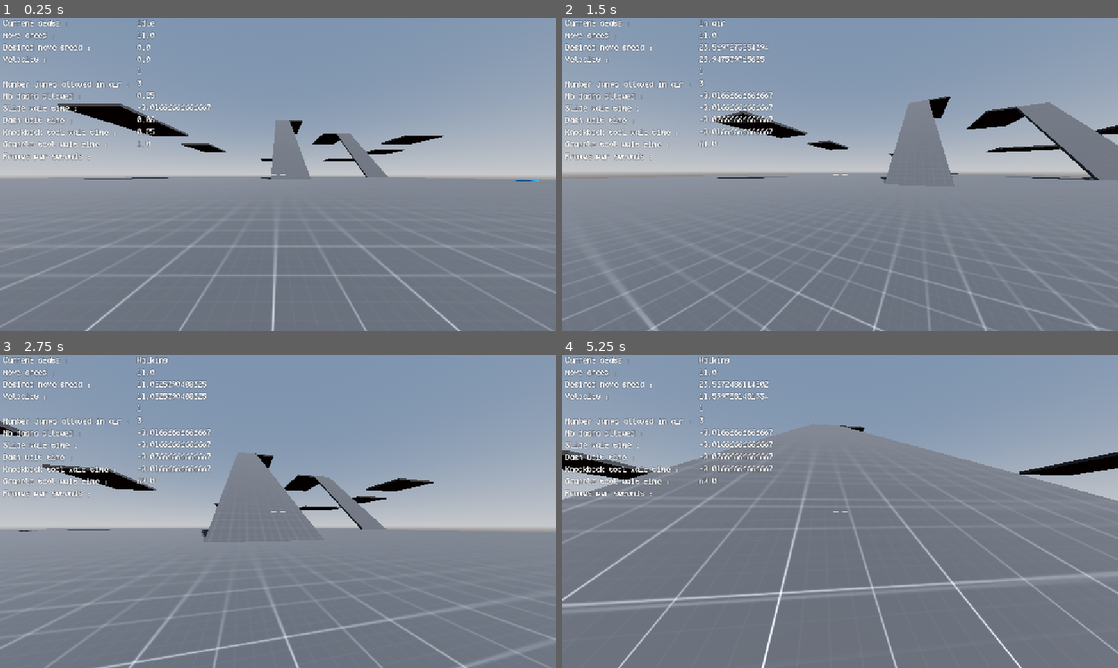
Above: before the commit, frames 1-4 (two rows, left to right).
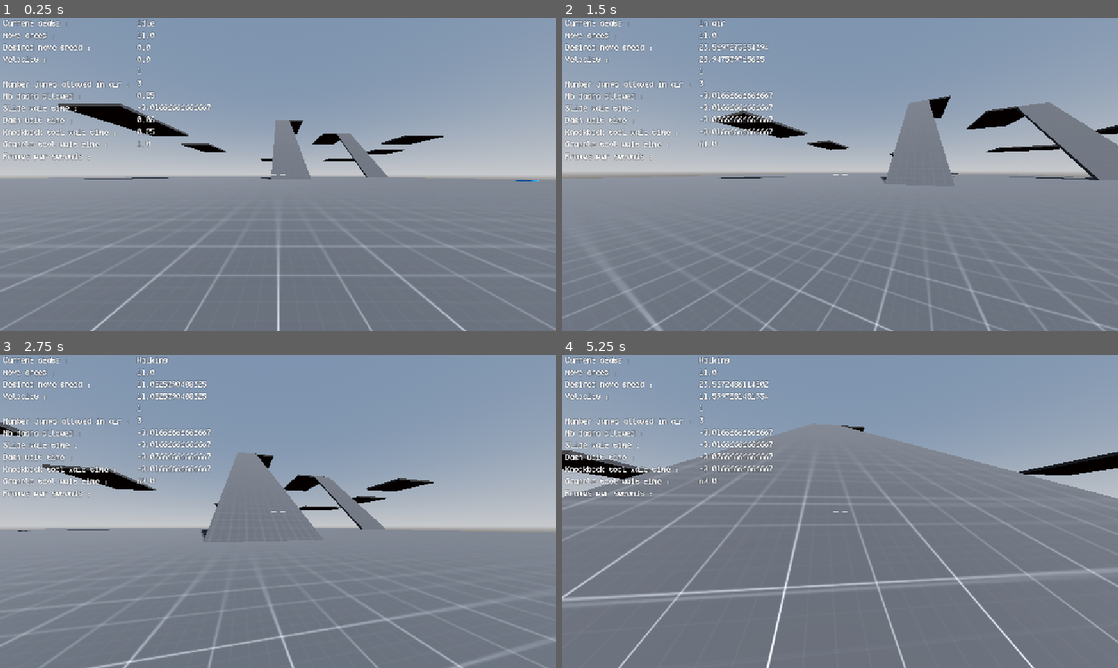
Above: after the commit, the same moments.

Repository: 100-Devs-1-Game/KYRO
Game: Godot game, scene res://Scenes/TemplateMapScene.tscn
Same seed, same stepped clock (60 frames per second), same inputs: the game is played once before the commit and once after it.
Inputs (mouse positions are in pixels of both pictures, inside the frame that each line leads up to):
- Up to frame 1 (0.25 s): no input
- Up to frame 2 (1.5 s): tap Enter at 0.5 s; move the mouse to (867, 174) at 0.52 s; hold W (moveForward) from 0.53 s (still down); tap Space (jump) at 0.77 s; move the mouse to (812, 174) at 1.27 s
- Up to frame 3 (2.75 s): keep holding W (moveForward); tap Space (jump) at 1.52 s; move the mouse to (289, 505) at 2.02 s
- Up to frame 4 (5.25 s): keep holding W (moveForward); move the mouse to (834, 517) at 2.77 s; tap Space (jump) at 3.02, 3.77, 4.52 s; move the mouse to (878, 514) at 3.52 s; move the mouse to (795, 508) at 4.27 s; move the mouse to (845, 511) at 5.02 s

The runs differ from the first frame. In frame 1, 1.5% of the frame differs, in the area x 0-100%, y 27-100%; in frame 2, 1.7%; in frame 3, 1.5%; in frame 4, 4.6%, in the area x 0-100%, y 21-100%.

Commit message:
Disable head bob

Diff:
--- a/src/Scenes/PlayerCharacterScene.tscn
+++ b/src/Scenes/PlayerCharacterScene.tscn
@@ -214,8 +214,6 @@
 dashFOV = 150.0
 fovChangeSpeed = 4.0
 fovChangeSpeedWhenDash = 3.0
-bobFrequency = 0.8
-bobAmplitude = 0.06
 camTiltRotationValue = 0.35
 camTiltRotationSpeed = 2.2
 shakeDuration = 0.35
